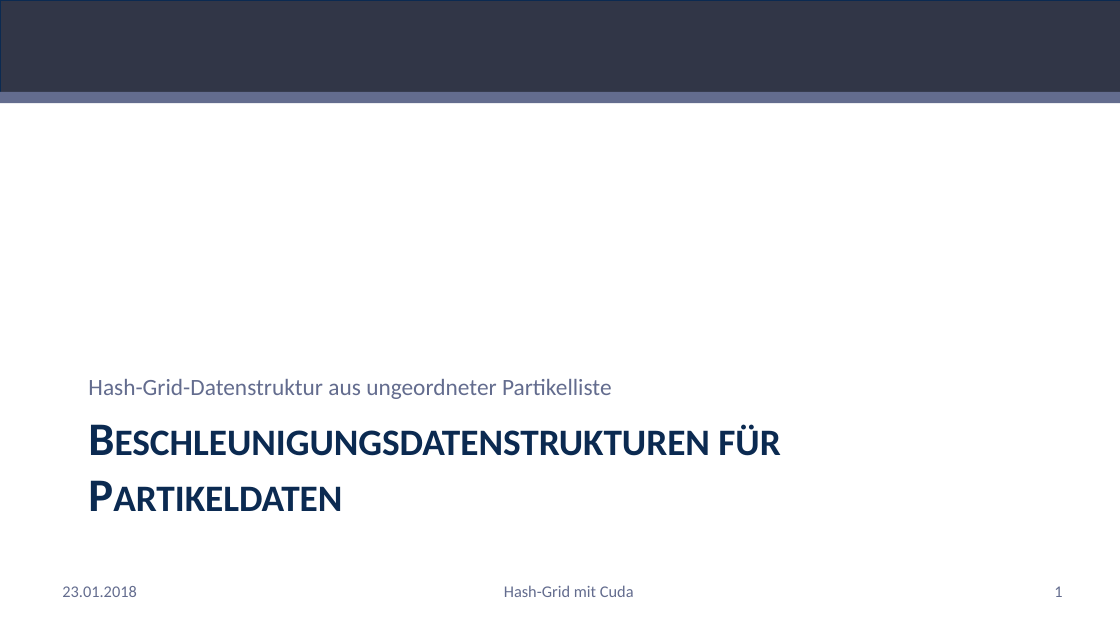
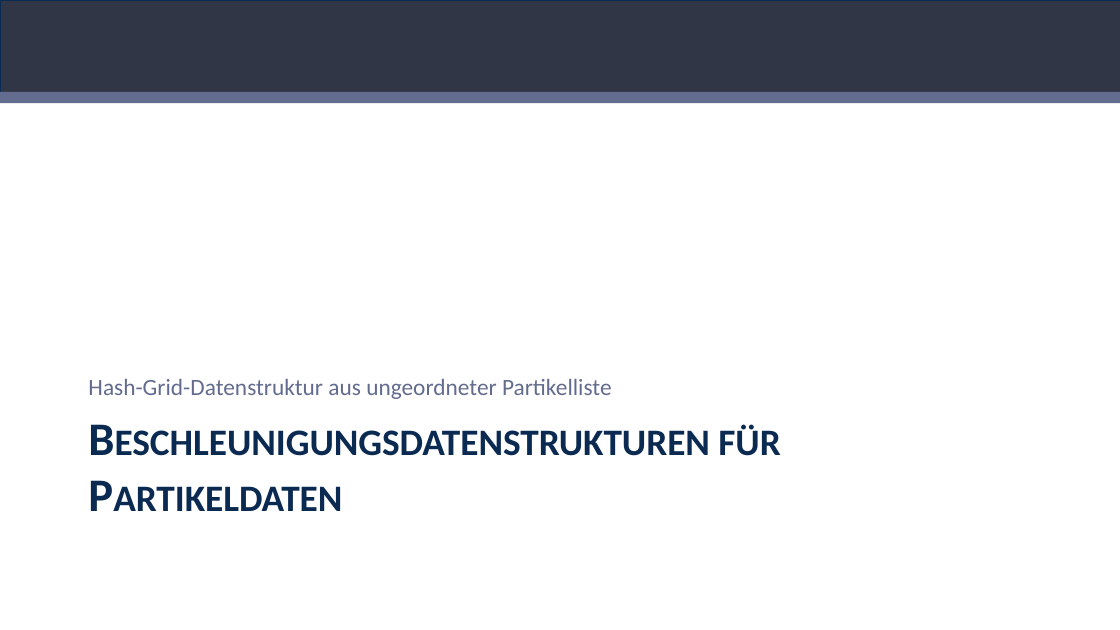
Before and after one commit to RemkeTUD/CUDA-Project-Hash-Grid, a slide deck: slide 1 of Präsentation.pptx. Drawn at 1120x630 pixels with LibreOffice and Linux fonts; fonts in the diff are those of the drawing; background and template pictures are left out. Boxes give left, top, right and bottom in pixels: in the first picture for what was removed or moved away, otherwise in the second. Text is boxed around its words. In the diff, an @@ line names an element or a change of style, - is before the commit and + after.

```diff
--- a/Präsentation.pptx
+++ b/Präsentation.pptx
@@ text removed at (62,586,136,597) @@
-23.01.2018
@@ text removed at (504,585,634,597) @@
-Hash-Grid mit Cuda
@@ page number removed at (1054,586,1062,597) @@
-1
```
Also in this commit, not shown: 12 other slides changed, 5 slides added.
